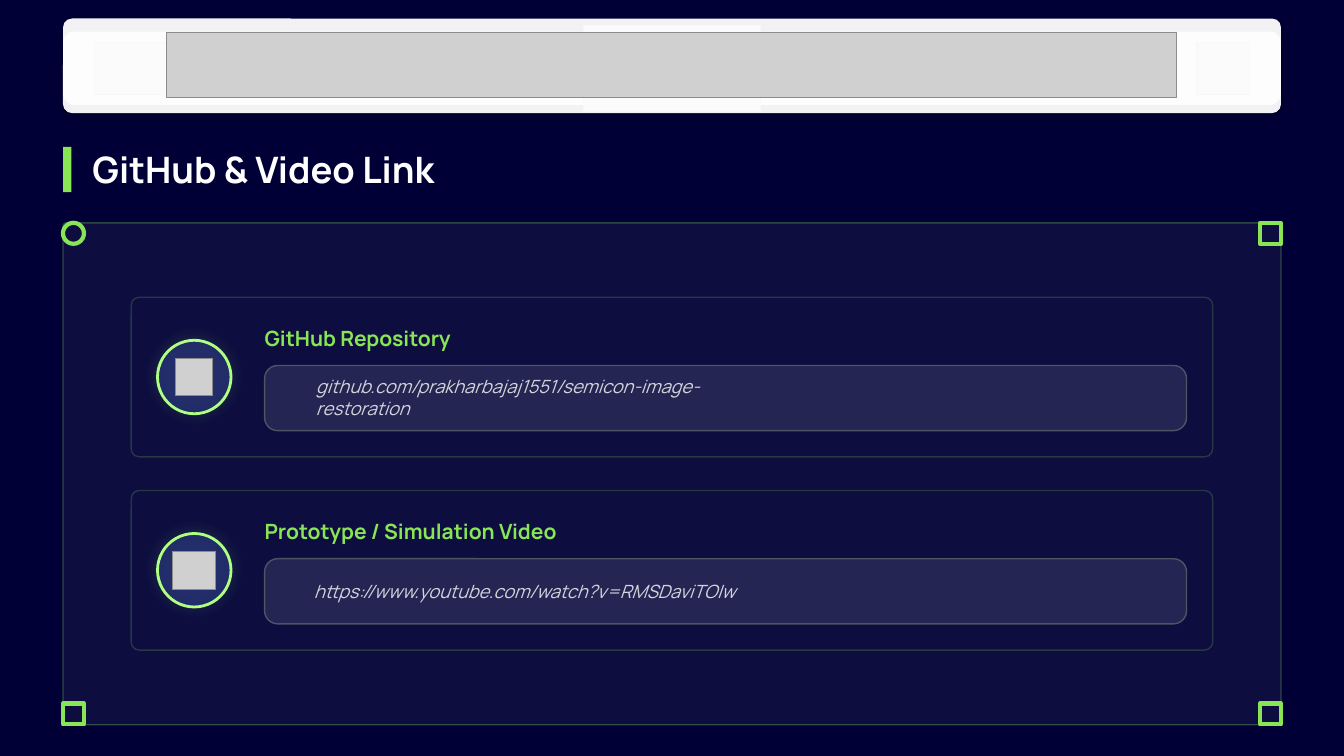
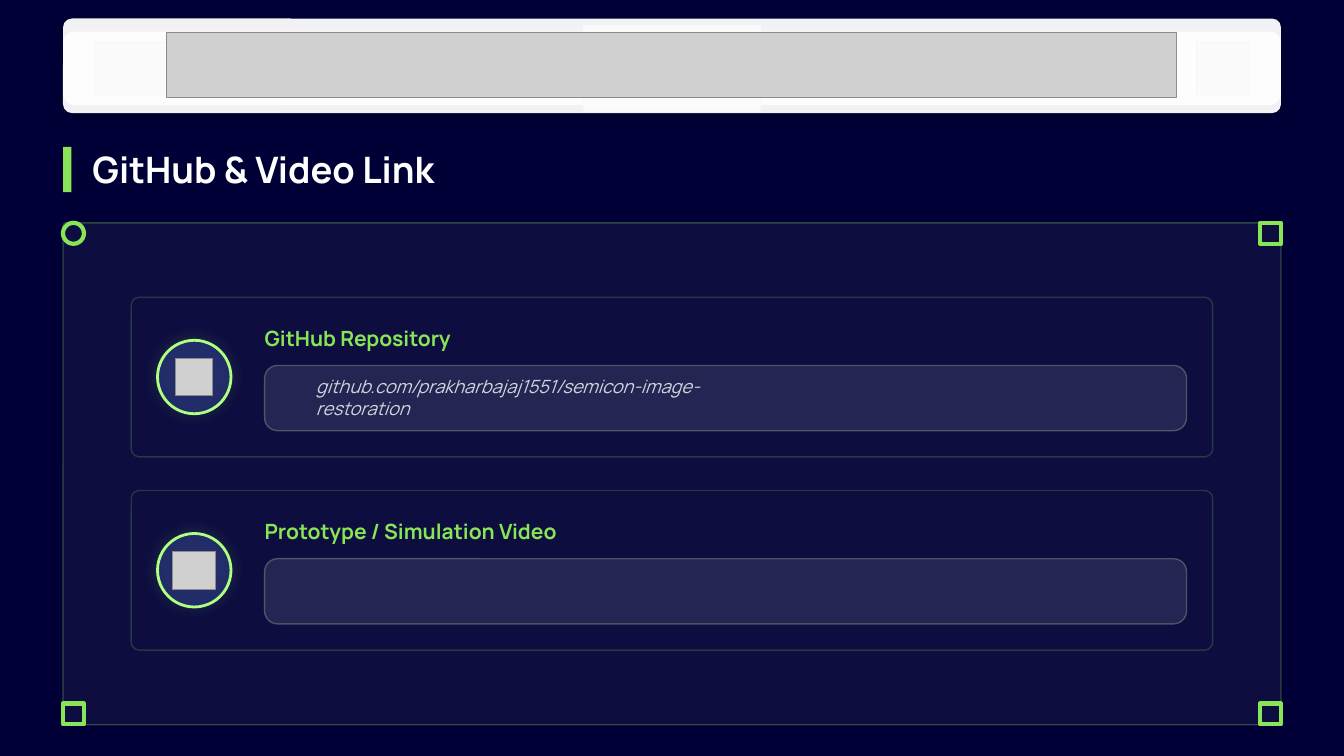
Before and after one commit to prakharbajaj1551/semicon-image-restoration, a slide deck: slide 8 of BYTE BRIGADE_PS01.pptx. Drawn at 1344x756 pixels with LibreOffice and Linux fonts; fonts in the diff are those of the drawing; grey boxes stand for pictures; background and template pictures are left out; a plain dark background stands for a picture behind light text. Boxes give left, top, right and bottom in pixels: in the first picture for what was removed or moved away, otherwise in the second. Text is boxed around its words. In the diff, an @@ line names an element or a change of style, - is before the commit and + after.

```diff
--- a/BYTE BRIGADE_PS01.pptx
+++ b/BYTE BRIGADE_PS01.pptx
@@ text removed at [314, 584, 735, 603] @@
-https://www.youtube.com/watch?v=RMSDaviTOIw
```
Also in this commit, not shown: 2 other slides changed, 35 other files.
